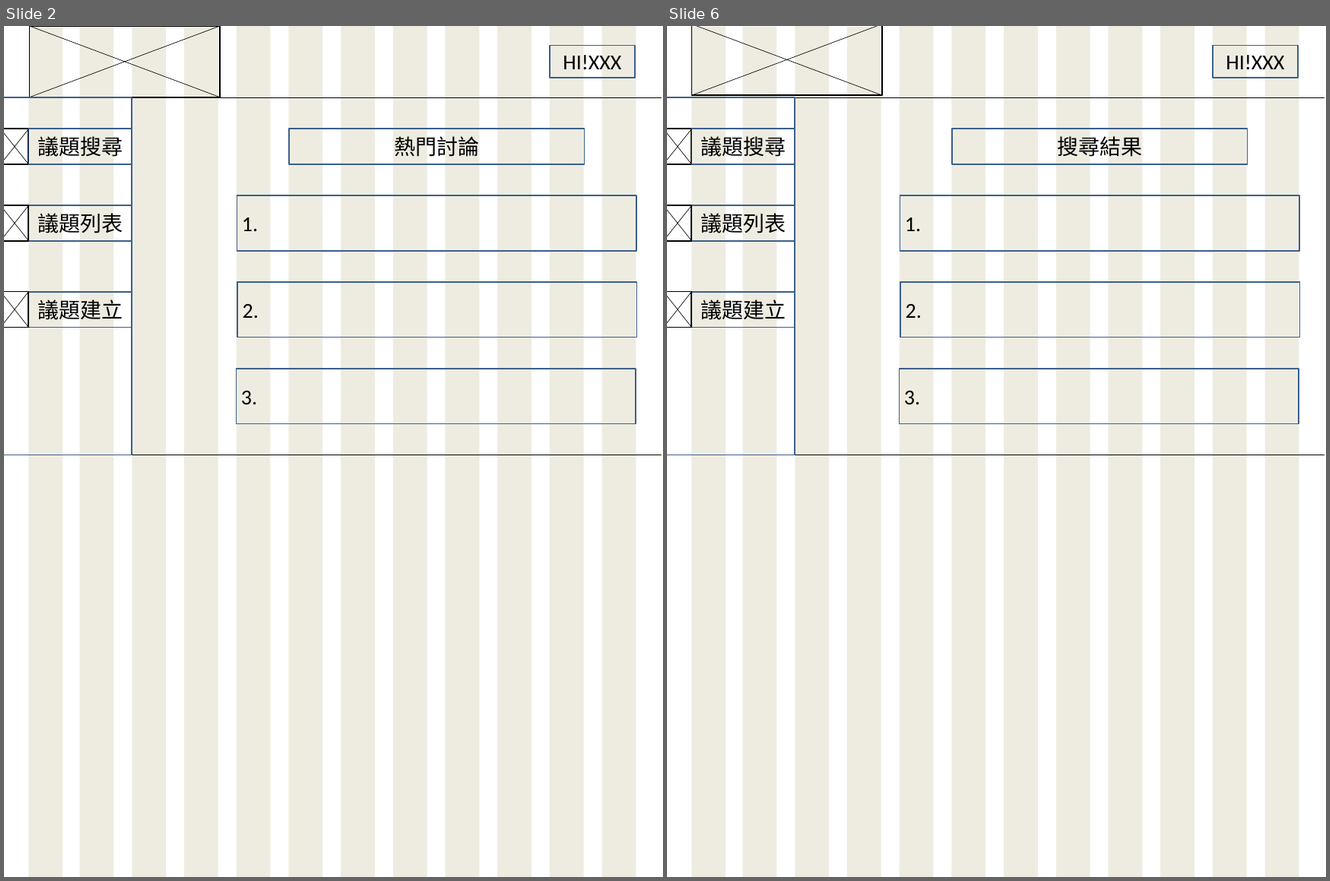
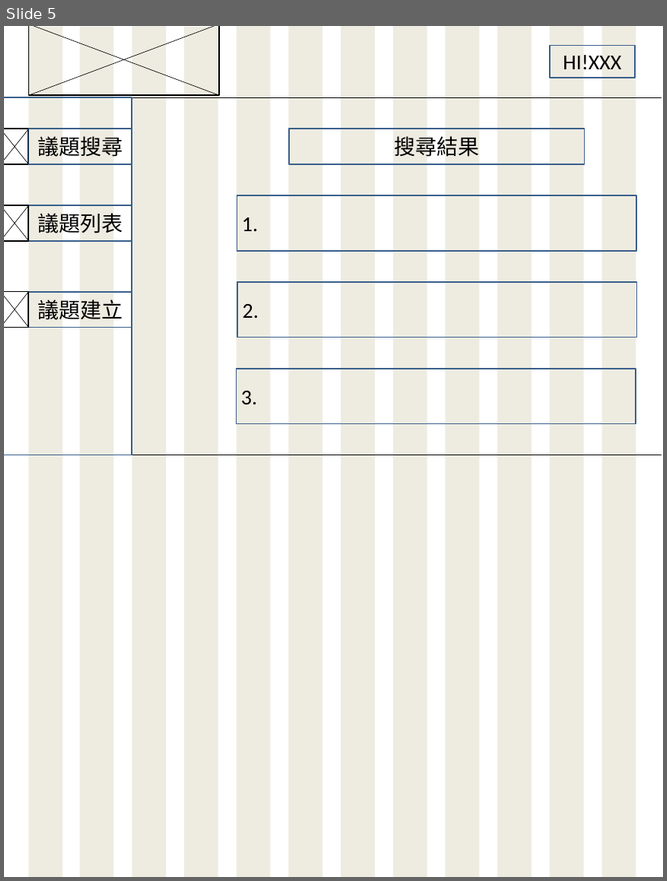
Before and after one commit to s60912frank/F2E-FinalProject, a slide deck: design/Bigsize.pptx. Shown side by side, each under a label of ours: slides 2 and 6 before the commit, slide 5 after it; the slides between them are not shown. The pictures are 1330x881 and 667x881 pixels, drawn with LibreOffice and Linux fonts; fonts in the diff are those of the drawing. Boxes give left, top, right and bottom in pixels: in the first picture for what was removed or moved away, otherwise in the second. Text is boxed around its words. In the diff, an @@ line names an element or a change of style, - is before the commit and + after.

```diff
--- a/design/Bigsize.pptx
+++ b/design/Bigsize.pptx
@@ slide 2 removed at bbox=[4, 26, 663, 877], background #FFFFFF @@
@@ rectangle removed at bbox=[30, 26, 221, 97] @@
@@ line removed from (30, 26) to (220, 97) @@
@@ line removed from (220, 26) to (30, 97) @@
@@ group removed at bbox=[28, 26, 636, 877]: 12 rectangles @@
@@ rectangle removed at bbox=[550, 45, 634, 78] @@
-HI!XXX
@@ line removed from (4, 97) to (661, 97) @@
@@ rectangle removed at bbox=[4, 97, 132, 455] @@
@@ rectangle removed at bbox=[4, 129, 28, 164] @@
@@ line removed from (4, 129) to (28, 164) @@
@@ line removed from (28, 129) to (4, 164) @@
@@ rectangle removed at bbox=[28, 129, 132, 164] @@
-議題搜尋
@@ rectangle removed at bbox=[289, 129, 584, 164] @@
-熱門討論
@@ rectangle removed at bbox=[4, 205, 28, 241] @@
@@ line removed from (4, 205) to (28, 241) @@
@@ line removed from (28, 205) to (4, 241) @@
@@ rectangle removed at bbox=[28, 205, 132, 241] @@
-議題列表
@@ rectangle removed at bbox=[237, 195, 636, 251] @@
-1.
@@ rectangle removed at bbox=[4, 291, 28, 327] @@
@@ line removed from (4, 292) to (28, 327) @@
@@ line removed from (28, 291) to (4, 327) @@
@@ rectangle removed at bbox=[28, 292, 132, 327] @@
-議題建立
@@ rectangle removed at bbox=[237, 282, 637, 337] @@
-2.
@@ rectangle removed at bbox=[236, 368, 636, 423] @@
-3.
@@ line removed from (4, 455) to (661, 455) @@
@@ what was slide 6 is now slide 5 @@
```
Also in this commit, not shown: 4 slides changed, 2 slides added, 1 other slide removed.
